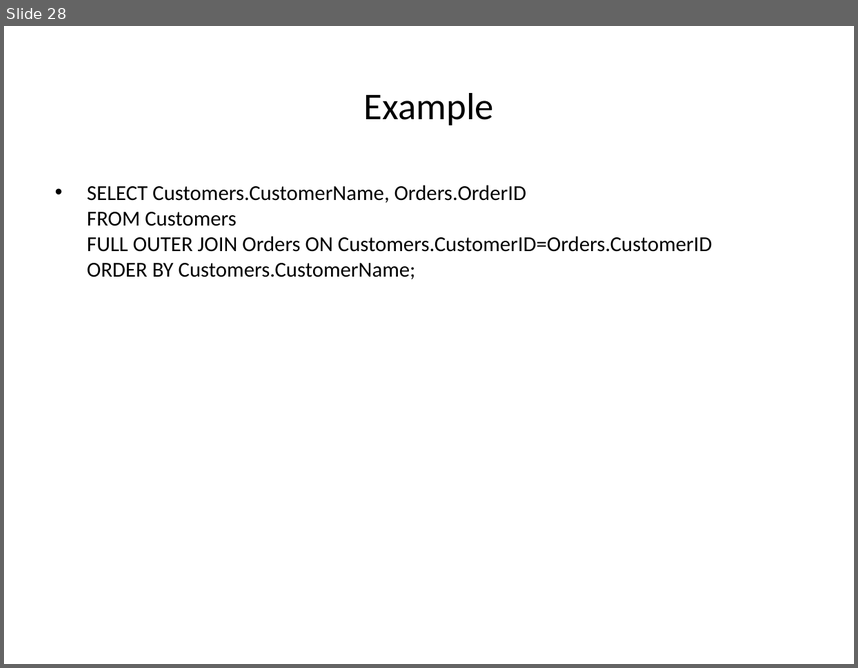
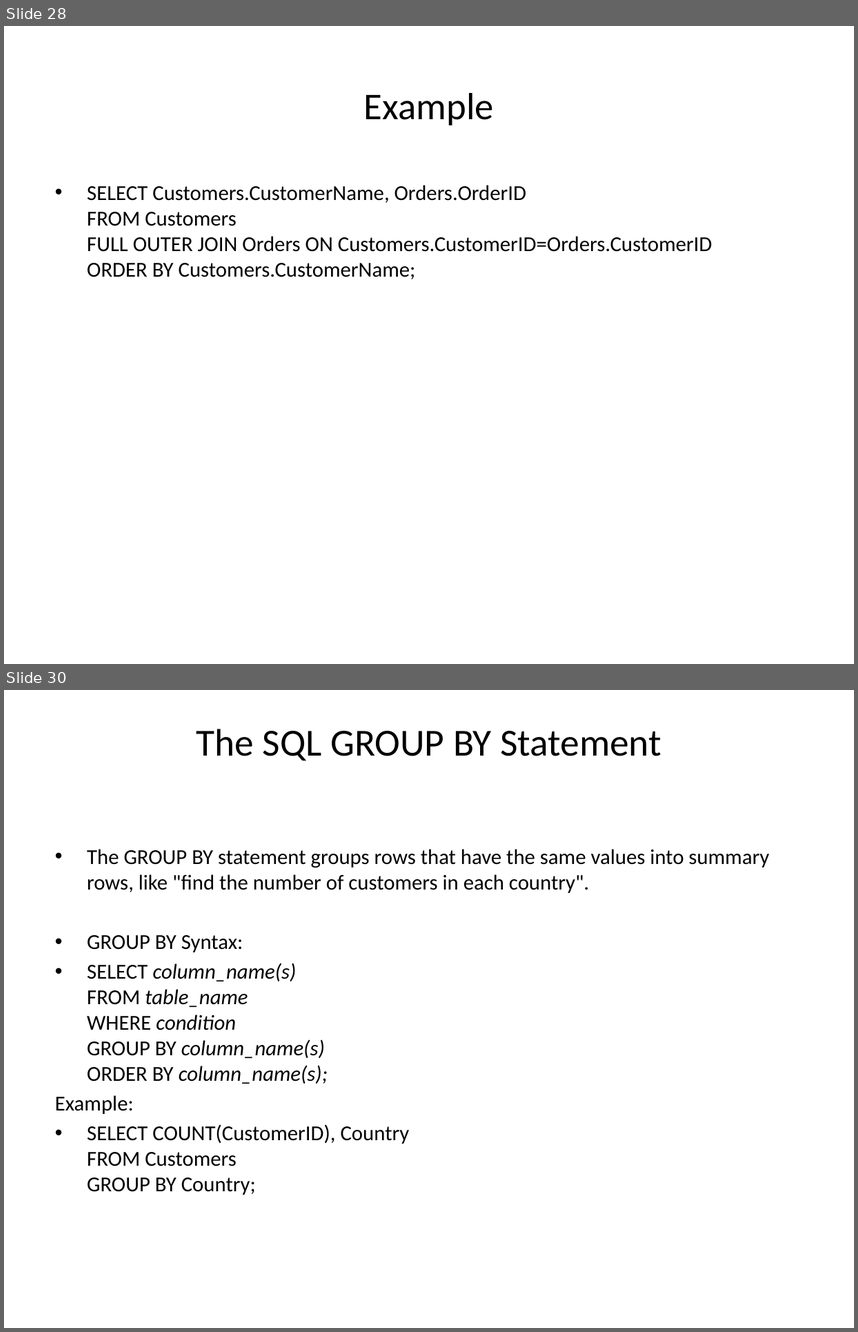
Before and after one commit to goudp4959/Oracle, a slide deck: SQL-latest.pptx. Shown one above the other, each under a label of ours: slide 28 before the commit, slides 28 and 30 after it; the slides between them are not shown. The pictures are 858x668 and 858x1332 pixels, drawn with LibreOffice and Linux fonts; fonts in the diff are those of the drawing. Boxes give left, top, right and bottom in pixels: in the first picture for what was removed or moved away, otherwise in the second. Text is boxed around its words. In the diff, an @@ line names an element or a change of style, - is before the commit and + after.

```diff
--- a/SQL-latest.pptx
+++ b/SQL-latest.pptx
@@ slide 30 added at [4, 690, 854, 1328], background #FFFFFF @@
@@ title added at [196, 729, 662, 761], 32.4 pt, text #000000 @@
+The SQL GROUP BY Statement
@@ text added at [55, 849, 769, 1194], 18 pt, text #000000 @@
+• The GROUP BY statement groups rows that have the same values into summary rows, like "find the number of customers in each country".
+• GROUP BY Syntax:
+• SELECT column_name(s)
+  FROM table_name
+  WHERE condition
+  GROUP BY column_name(s)
+  ORDER BY column_name(s);
+Example:
+• SELECT COUNT(CustomerID), Country
+  FROM Customers
+  GROUP BY Country;
```
Also in this commit, not shown: 7 other slides added.
